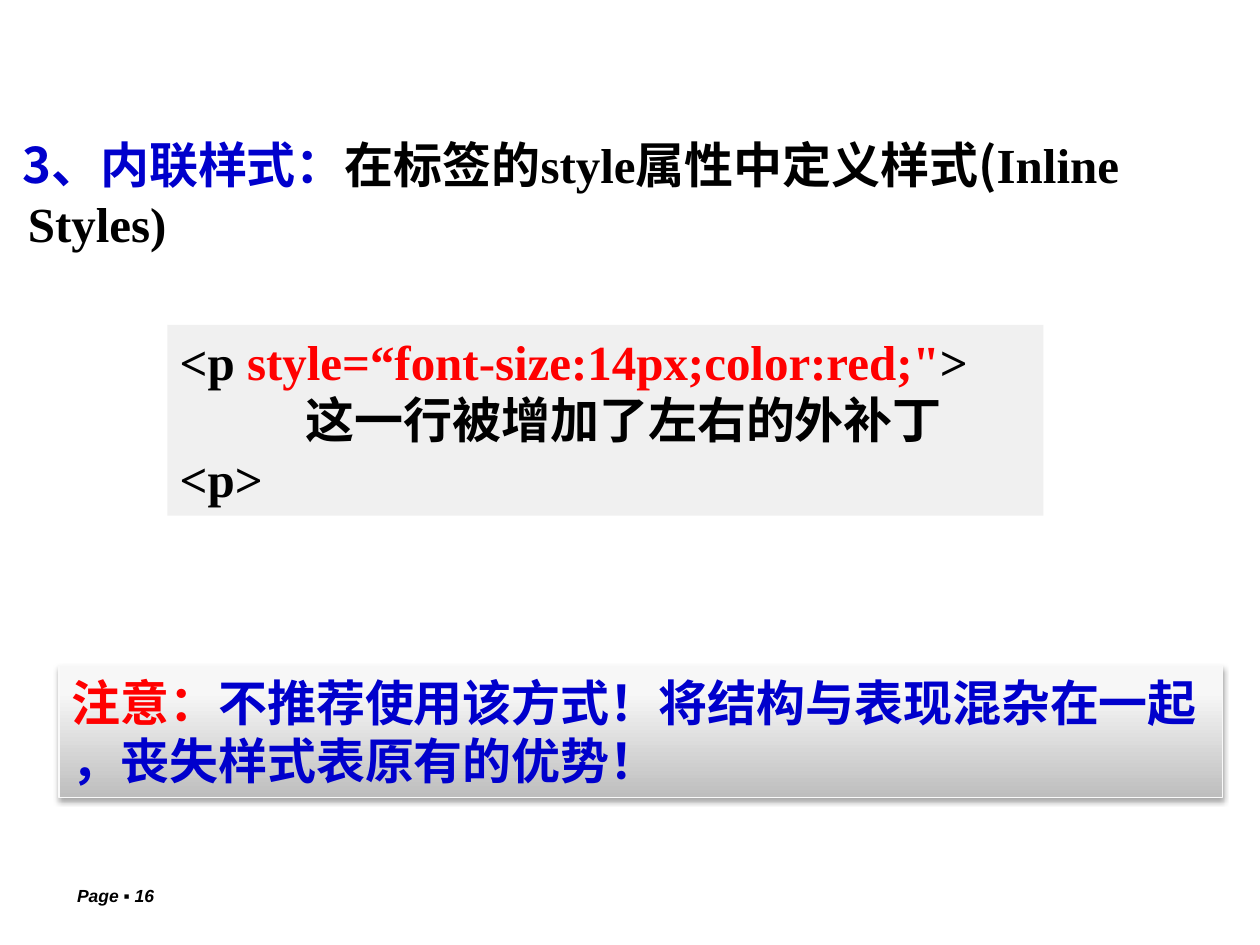
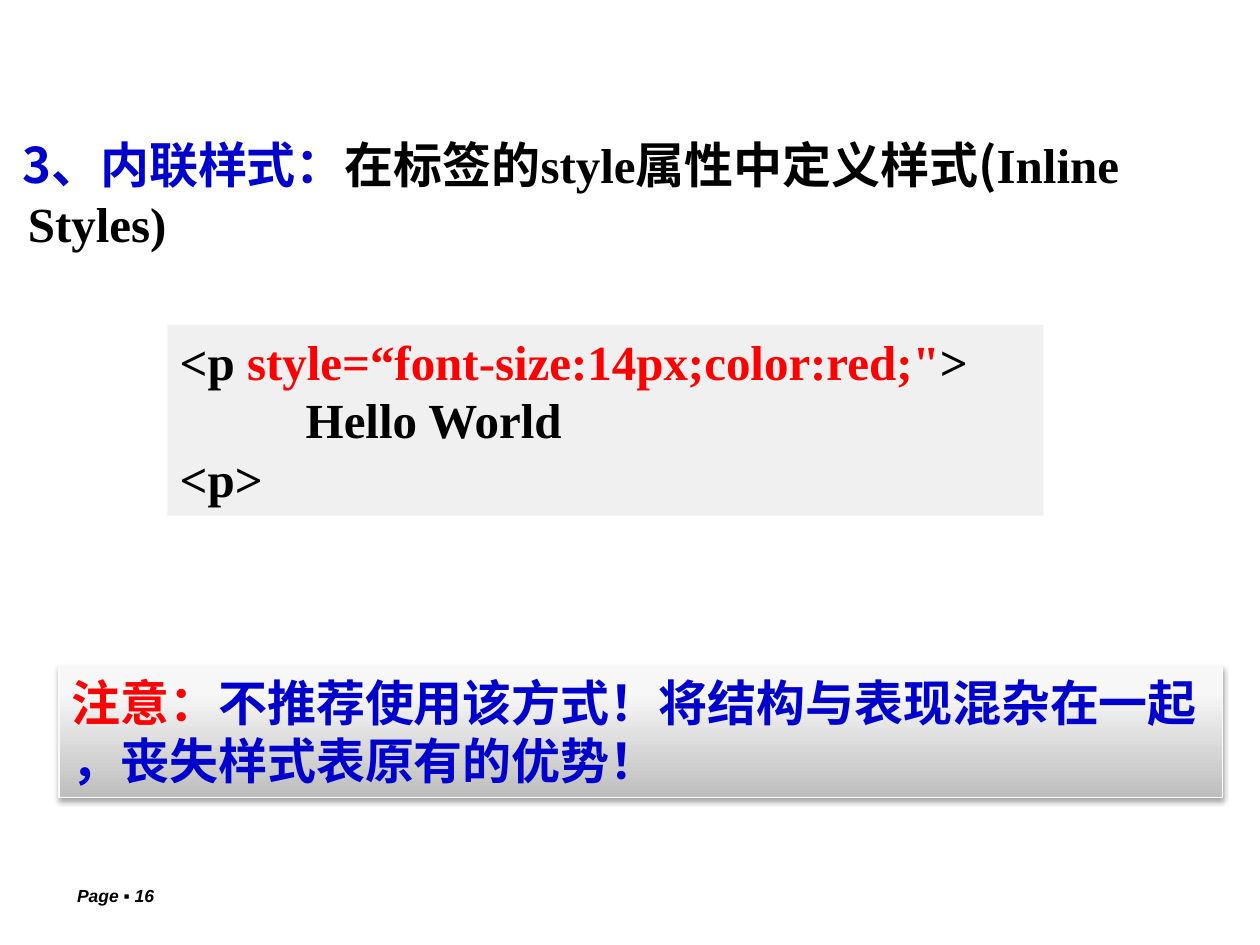
Before and after one commit to lxn56975/webdev, a slide deck: slide 16 of Chapter3 CSS.pptx. Drawn at 1260x945 pixels with LibreOffice and Linux fonts; fonts in the diff are those of the drawing; background and template pictures are left out. Boxes give left, top, right and bottom in pixels: in the first picture for what was removed or moved away, otherwise in the second. Text is boxed around its words. In the diff, an @@ line names an element or a change of style, - is before the commit and + after.

```diff
--- a/Chapter3 CSS.pptx
+++ b/Chapter3 CSS.pptx
@@ text in rectangle at [306, 404, 561, 439]: text changed @@
-这一行被增加了左右的外补丁
+Hello World
```
Also in this commit, not shown: 1 other slide changed.
